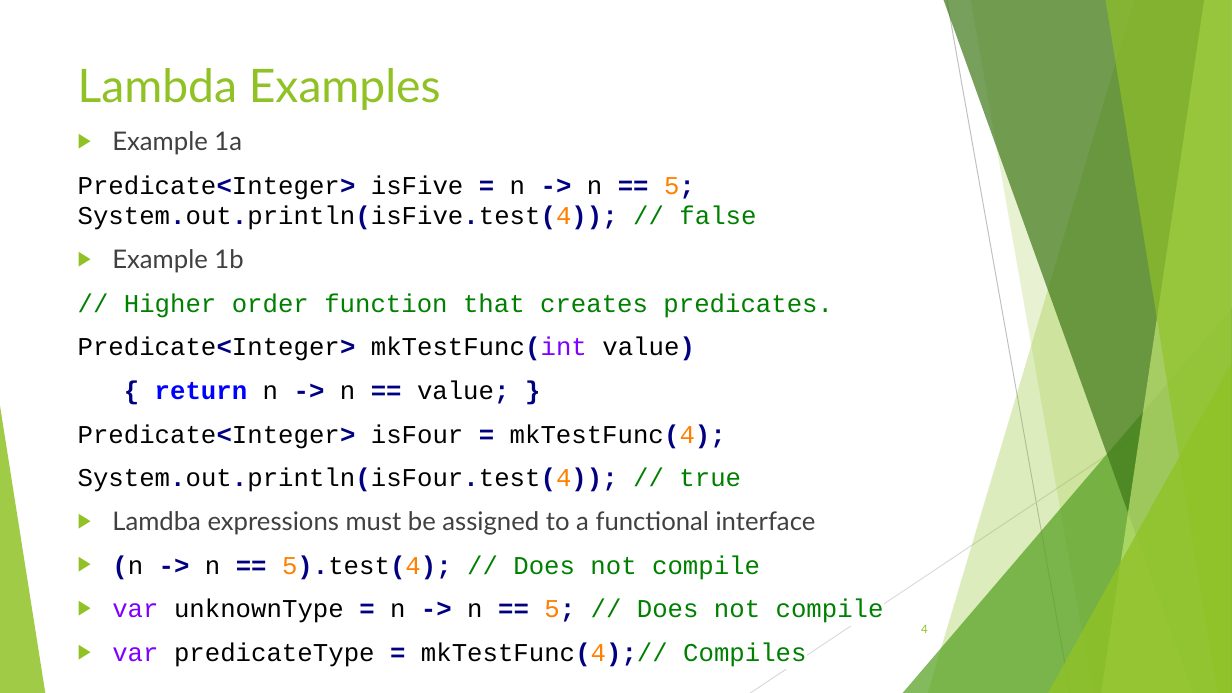
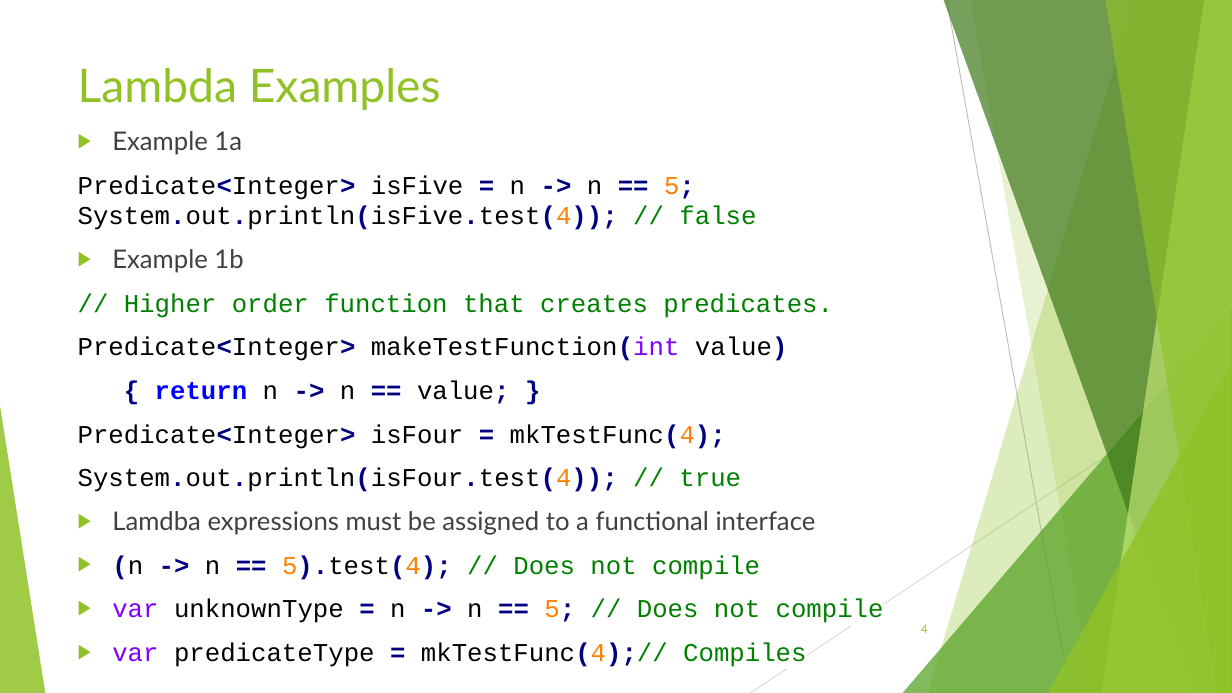
Before and after one commit to RichardRoda/2017-CodePaLOUsa-Lambda, a slide deck: slide 4 of Learning to Love the Lambda in the Stream.pptx. Drawn at 1232x693 pixels with LibreOffice and Linux fonts; fonts in the diff are those of the drawing. Boxes give left, top, right and bottom in pixels: in the first picture for what was removed or moved away, otherwise in the second. Text is boxed around its words. In the diff, an @@ line names an element or a change of style, - is before the commit and + after.

```diff
--- a/Learning to Love the Lambda in the Stream.pptx
+++ b/Learning to Love the Lambda in the Stream.pptx
@@ text at (78, 336, 788, 361): text changed @@
-Predicate<Integer> mkTestFunc(int value)
+Predicate<Integer> makeTestFunction(int value)
```
Also in this commit, not shown: 14 other slides changed, 1 other file.
